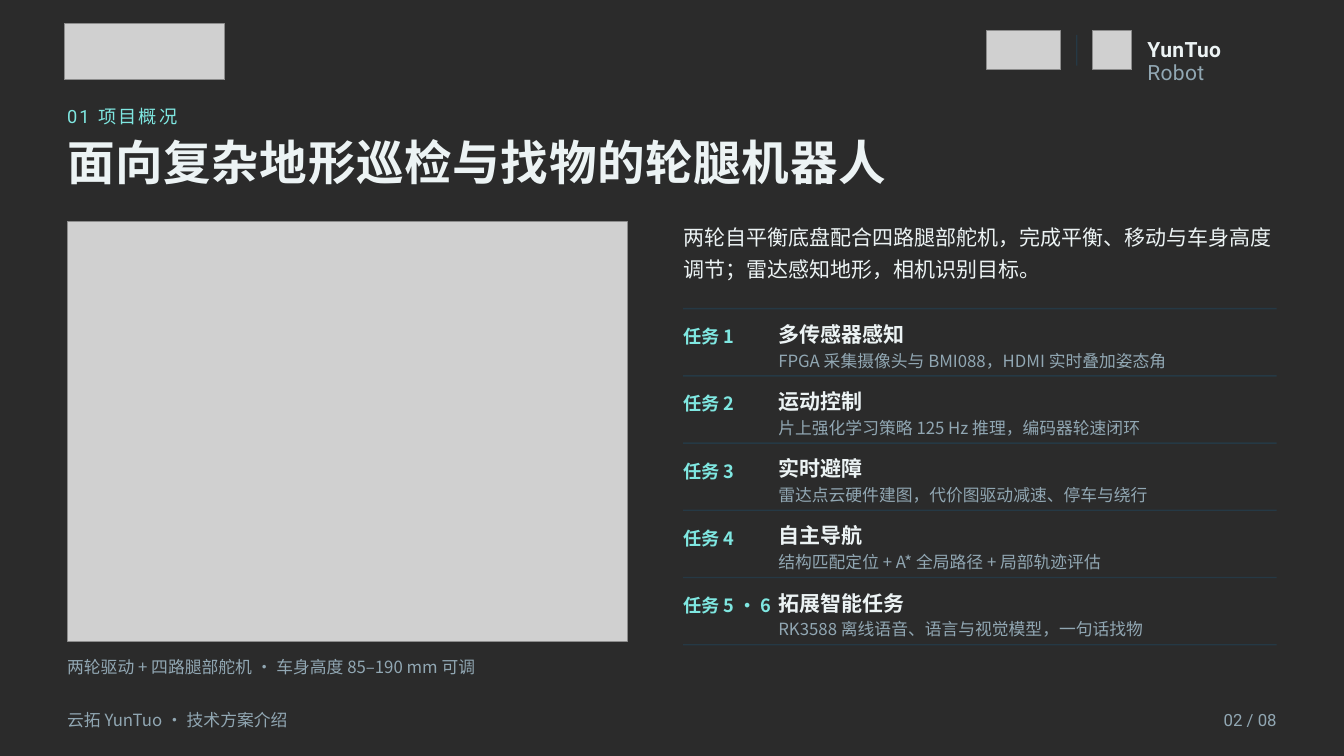
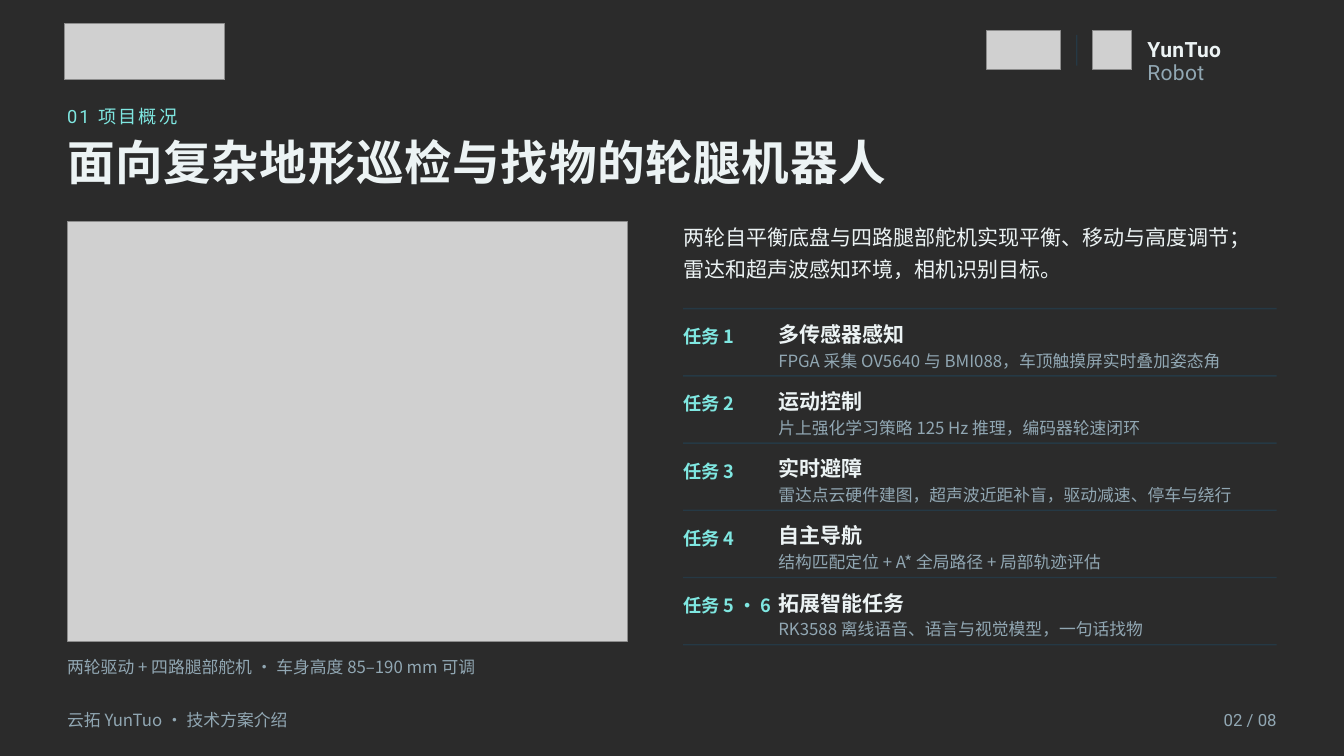
Before and after one commit to LRaina215/Yuntuo, a slide deck: slide 2 of presentation/yuntuo_tech_intro.pptx. Drawn at 1344x756 pixels with LibreOffice and Linux fonts; fonts in the diff are those of the drawing; grey boxes stand for pictures; background and template pictures are left out; a plain dark background stands for a picture behind light text. Boxes give left, top, right and bottom in pixels: in the first picture for what was removed or moved away, otherwise in the second. Text is boxed around its words. In the diff, an @@ line names an element or a change of style, - is before the commit and + after.

```diff
--- a/presentation/yuntuo_tech_intro.pptx
+++ b/presentation/yuntuo_tech_intro.pptx
@@ text at <box>683,227,1250,279</box>: text changed @@
-两轮自平衡底盘配合四路腿部舵机，完成平衡、移动与车身高度
-调节；雷达感知地形，相机识别目标。
+两轮自平衡底盘与四路腿部舵机实现平衡、移动与高度调节；
+雷达和超声波感知环境，相机识别目标。
@@ text at <box>778,353,1221,369</box>: text changed @@
-FPGA 采集摄像头与 BMI088，HDMI 实时叠加姿态角
+FPGA 采集 OV5640 与 BMI088，车顶触摸屏实时叠加姿态角
@@ text at <box>778,487,1231,503</box>: text changed @@
-雷达点云硬件建图，代价图驱动减速、停车与绕行
+雷达点云硬件建图，超声波近距补盲，驱动减速、停车与绕行
```
Also in this commit, not shown: 3 other slides changed, 9 other files.
